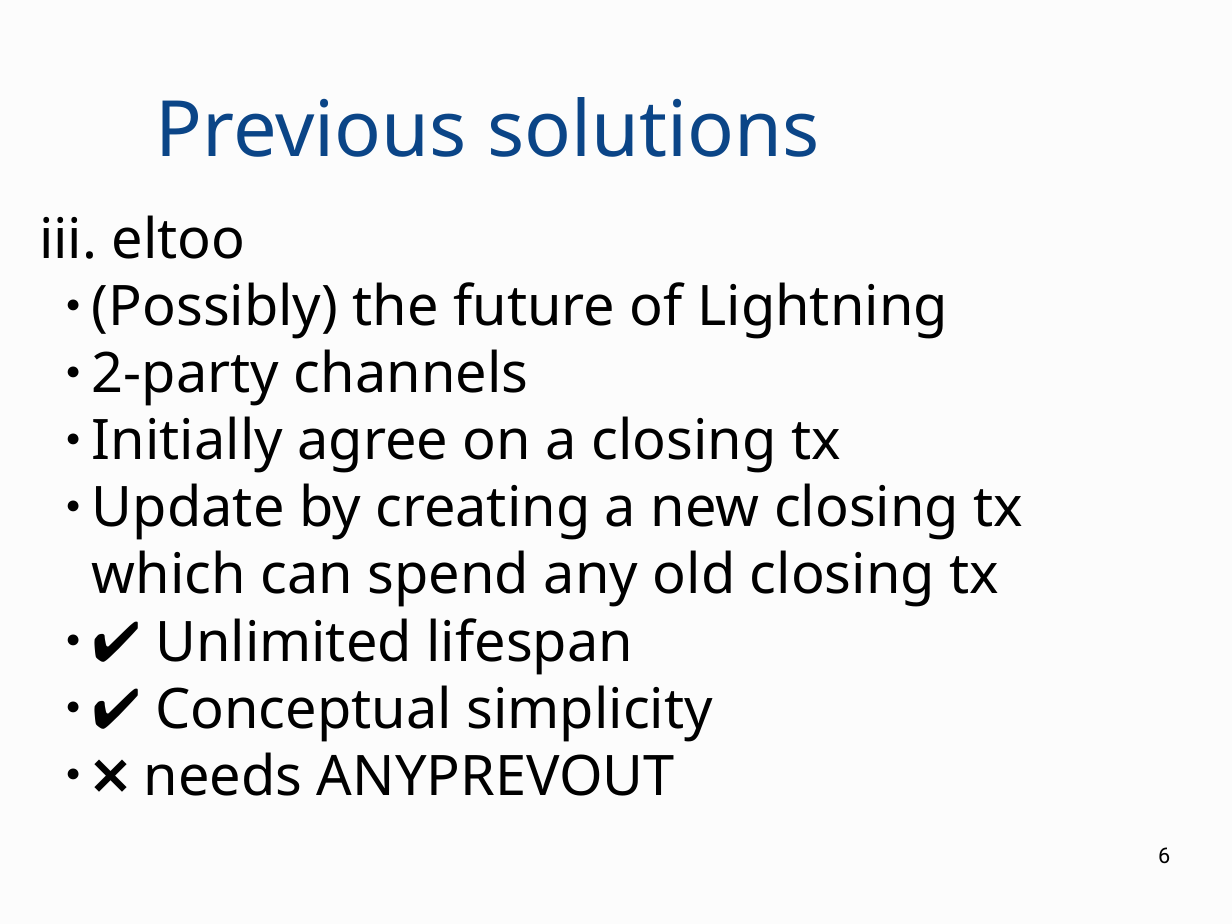
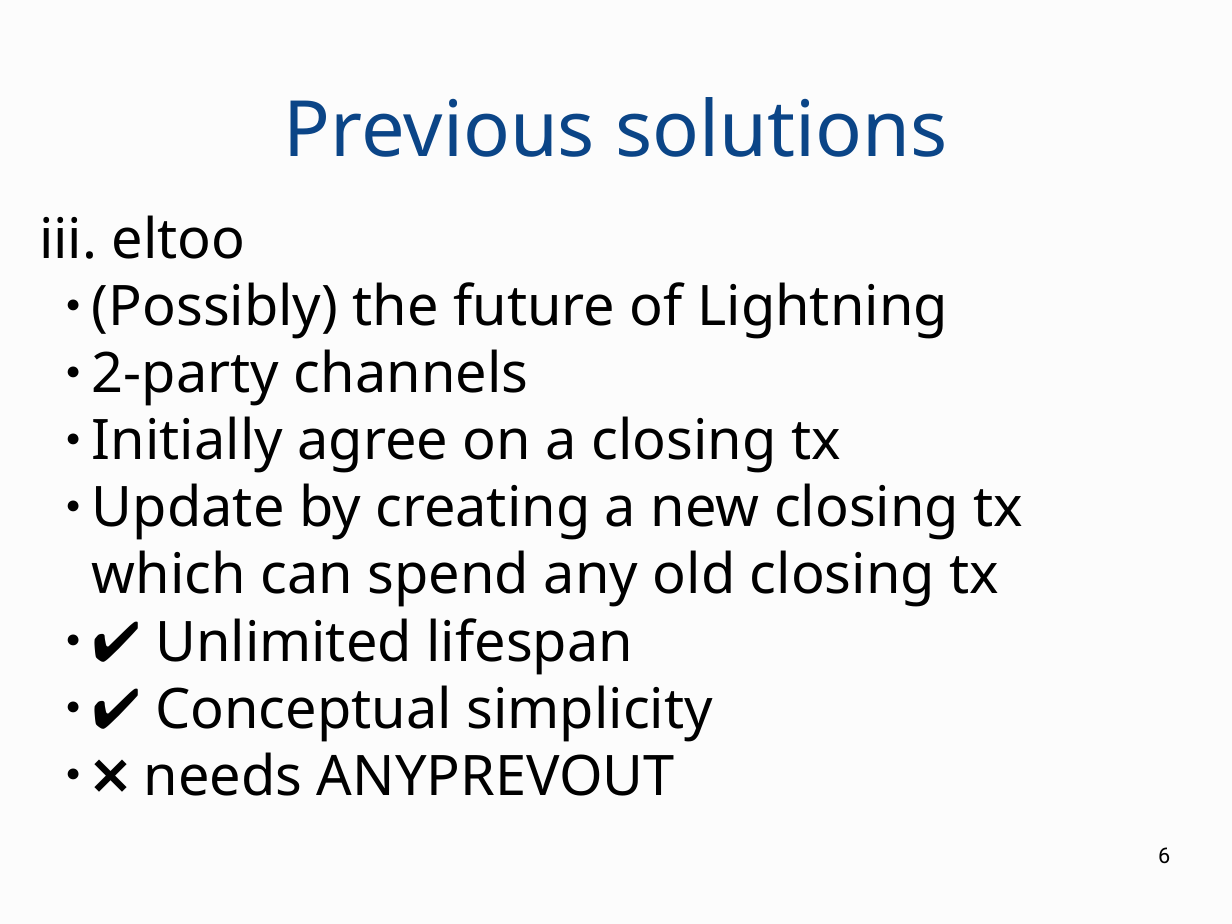
Before and after one commit to OrfeasLitos/virtual-payment-channels, a slide deck: slide 6 of slides/presentation.odp. Drawn at 1232x924 pixels with LibreOffice and Linux fonts; fonts in the diff are those of the drawing. Boxes give left, top, right and bottom in pixels: in the first picture for what was removed or moved away, otherwise in the second. Text is boxed around its words. In the diff, an @@ line names an element or a change of style, - is before the commit and + after.

```diff
--- a/slides/presentation.odp
+++ b/slides/presentation.odp
@@ title "Previous solutions" moved from (x1=156, y1=97, x2=819, y2=157) to (x1=284, y1=97, x2=947, y2=157) @@
```
Also in this commit, not shown: 10 other slides changed, 3 slides added.
